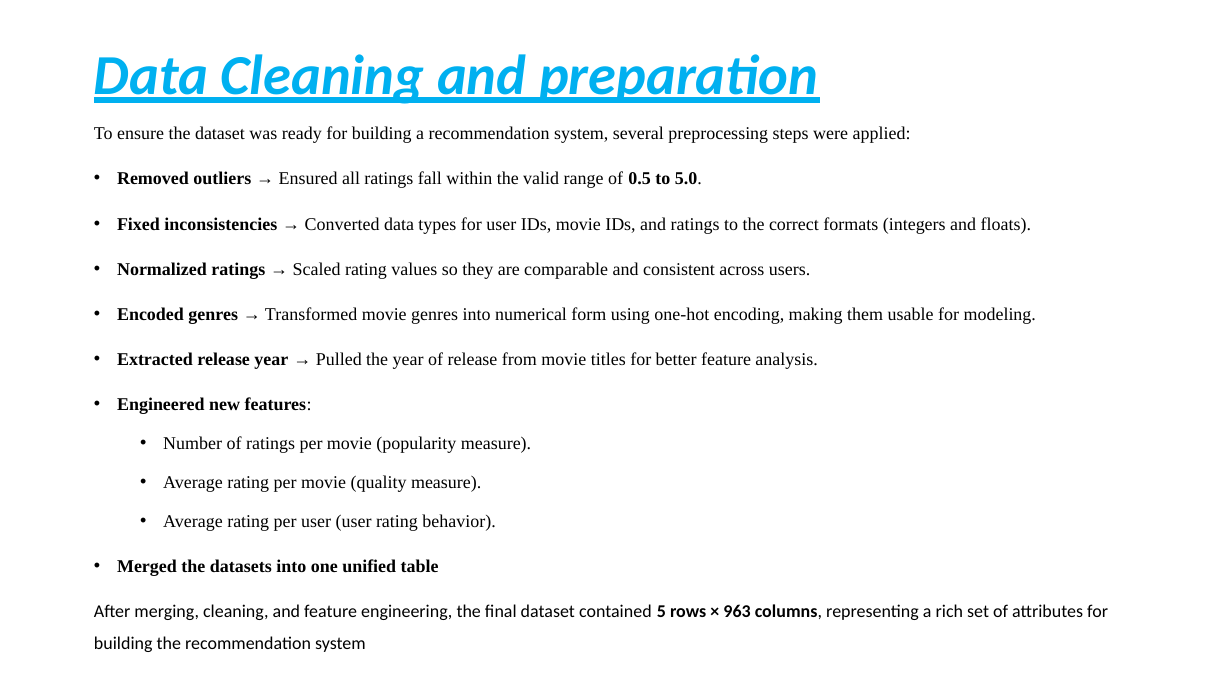
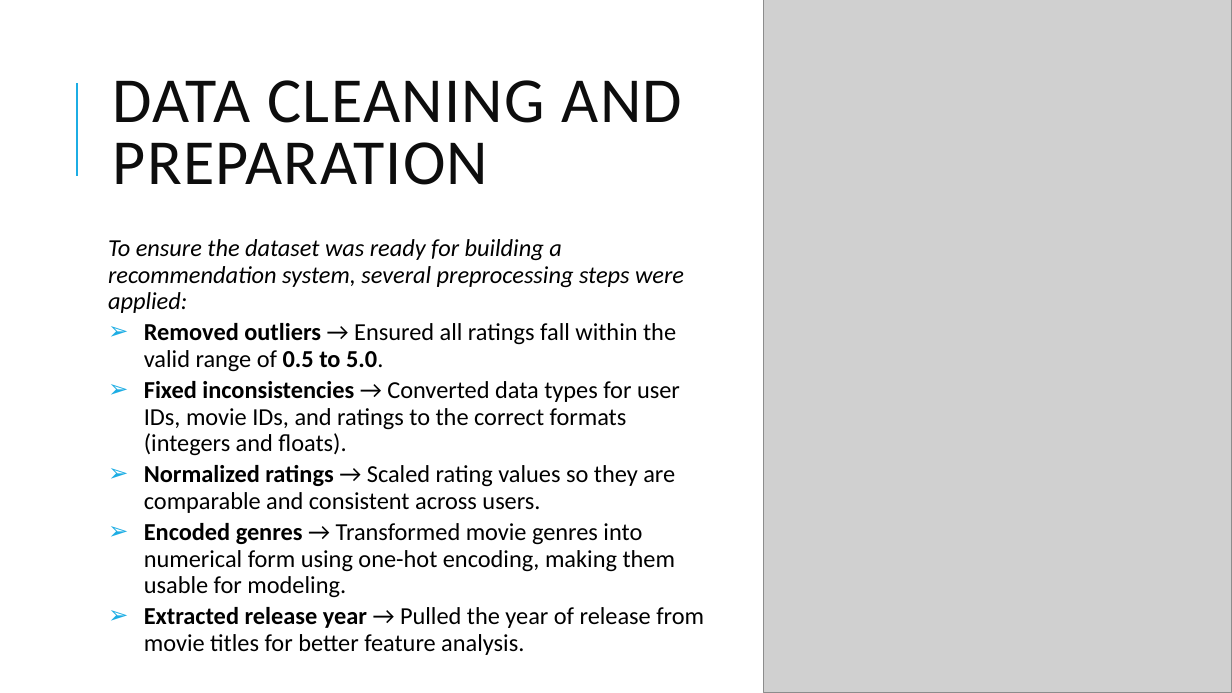
Before and after one commit to H-Rumenya/Group_2_P4_Project, a slide deck: slide 6 of Non-Technical Presentation.pptx. Drawn at 1232x693 pixels with LibreOffice and Linux fonts; fonts in the diff are those of the drawing; grey boxes stand for pictures. Boxes give left, top, right and bottom in pixels: in the first picture for what was removed or moved away, otherwise in the second. Text is boxed around its words. In the diff, an @@ line names an element or a change of style, - is before the commit and + after.

```diff
--- a/Non-Technical Presentation.pptx
+++ b/Non-Technical Presentation.pptx
@@ picture added at [763,0,1232,693] @@
@@ line added from (77, 176) to (77, 83), #1CADE4 1.5 pt @@
@@ title at [113,80,683,185]: text changed; size 44 to 50 pt; text colour #00B0F0 to #0D0D0D; bold off; italic off @@
-Data Cleaning and preparation
+DATA CLEANING AND PREPARATION
@@ text "To ensure the dataset was ...": place and size @@
-text "To ensure the dataset was ..." at [94,126,1108,652]
+text "To ensure the dataset was ..." at [108,239,704,651]
@@ text "To ensure the dataset was ..." at [108,239,704,651]: size 14 to 19 pt, font Times New Roman to Calibri; italic on in "To ensure the dataset was ready for ..."; line spacing 1.5 to 0.9; more space between paragraphs; bullet • to ➢; less space between paragraphs @@
@@ text at [94,397,1108,652]: paragraphs removed @@
-• Engineered new features:
-  • Number of ratings per movie (popularity measure).
-  • Average rating per movie (quality measure).
-  • Average rating per user (user rating behavior).
-• Merged the datasets into one unified table
-After merging, cleaning, and feature engineering, the final dataset contained 5 rows × 963 columns, representing a rich set of attributes for building the recommendation system
```
Also in this commit, not shown: 10 other slides changed, 2 slides added.
